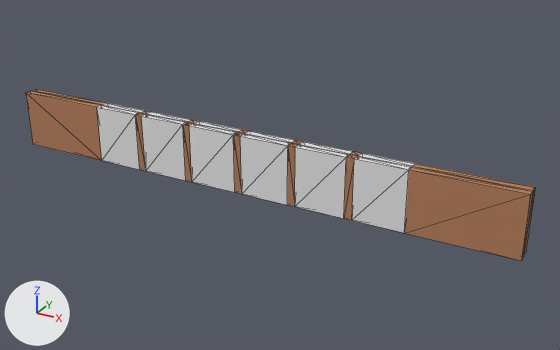
A saved change to the glTF model public/assets/sensor-gate.glb.
Before and after are seen from a 50 mm lens placed at (0.472, -0.489, 0.703), pointed at (0.045, 0.287, 0.315). Arrows for +X, +Y and +Z are at lower left; the lights stay in place. Mesh edges are drawn as thin lines.

The first picture shows 'gate'.
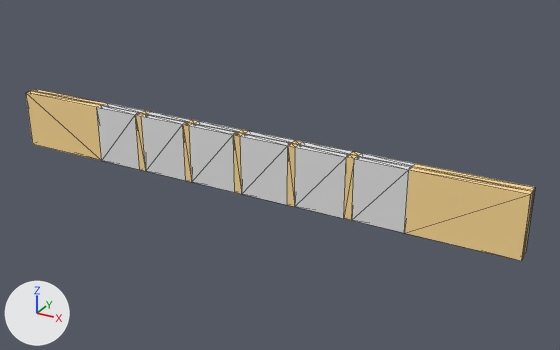
Scene script edits in JSON lines:
```json
{"op": "set", "path": "mat_table.base_color", "old": "(0.491, 0.227, 0.117)", "new": "(1.0, 0.708, 0.301)", "note": "orange #ba8360 -> beige #ffdb95"}
```

Where the change shows, as pixel boxes [x1, y1, x2, y2] in the pictures (560 x 350 px):
```json
{"object": "gate", "change": "recoloured", "before": [26, 89, 535, 261], "after": [26, 89, 535, 261]}
```
